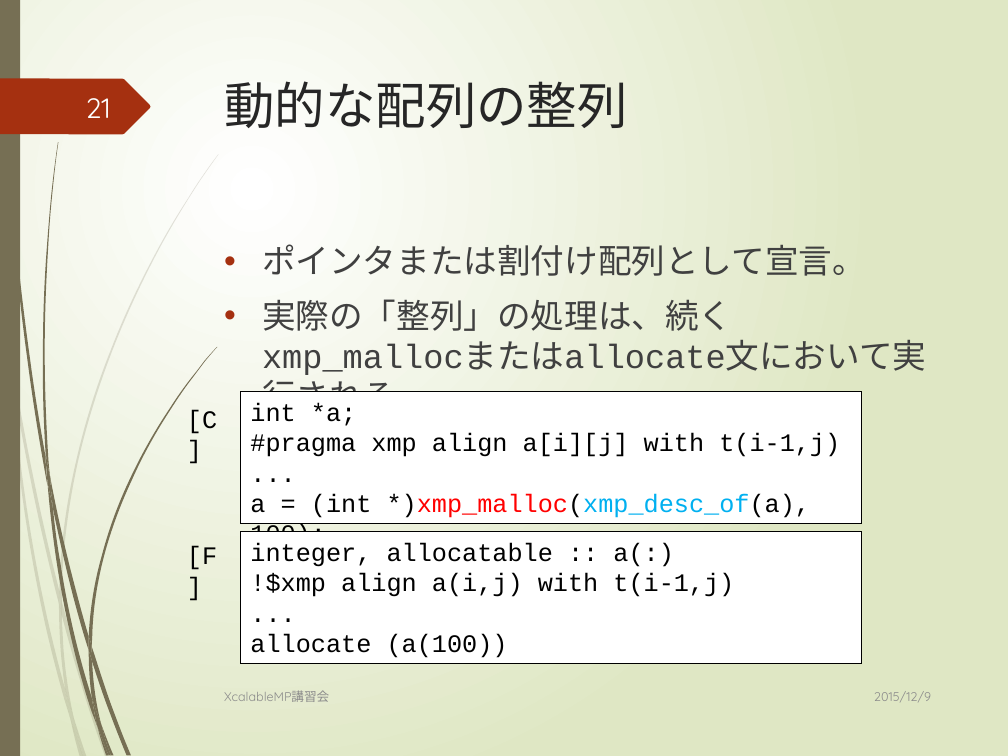
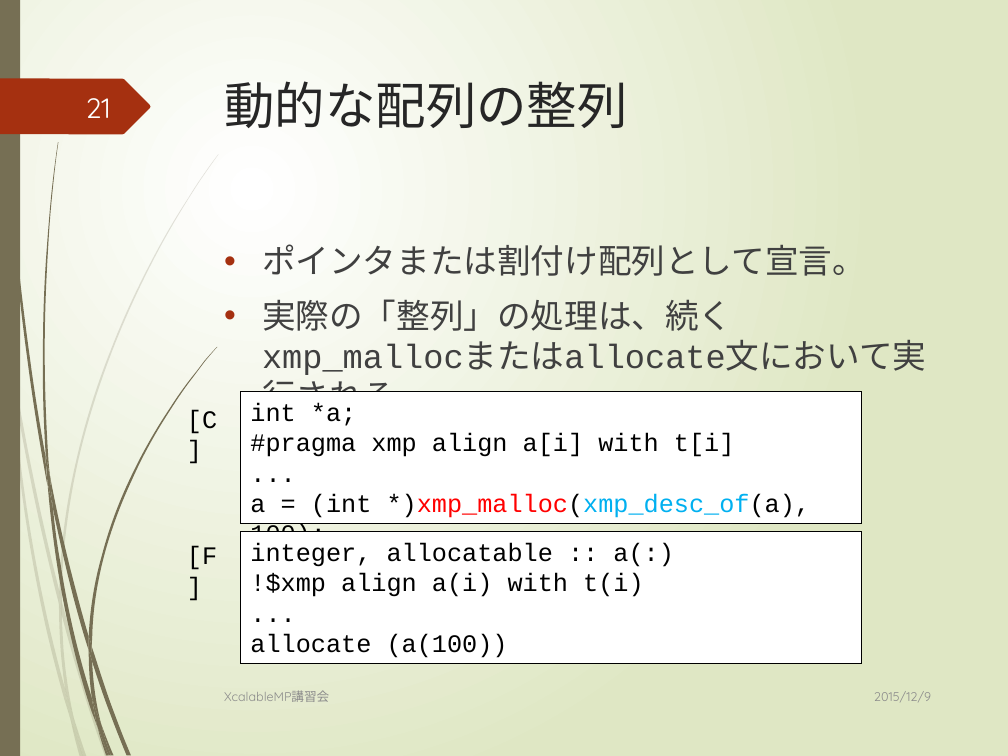
Before and after one commit to XcalableMP/Lecture, a slide deck: slide 21 of beginner/1.overview.pptx. Drawn at 1008x756 pixels with LibreOffice and Linux fonts; fonts in the diff are those of the drawing. Boxes give left, top, right and bottom in pixels: in the first picture for what was removed or moved away, otherwise in the second. Text is boxed around its words. In the diff, an @@ line names an element or a change of style, - is before the commit and + after.

```diff
--- a/beginner/1.overview.pptx
+++ b/beginner/1.overview.pptx
@@ text in rectangle at [250, 433, 734, 457]: text changed @@
-#pragma xmp align a[i][j] with t(i-1,j)
+#pragma xmp align a[i] with t[i]
@@ text in rectangle at [250, 573, 643, 597]: text changed @@
-!$xmp align a(i,j) with t(i-1,j)
+!$xmp align a(i) with t(i)
```
Also in this commit, not shown: 20 other slides changed, 15 other files.
